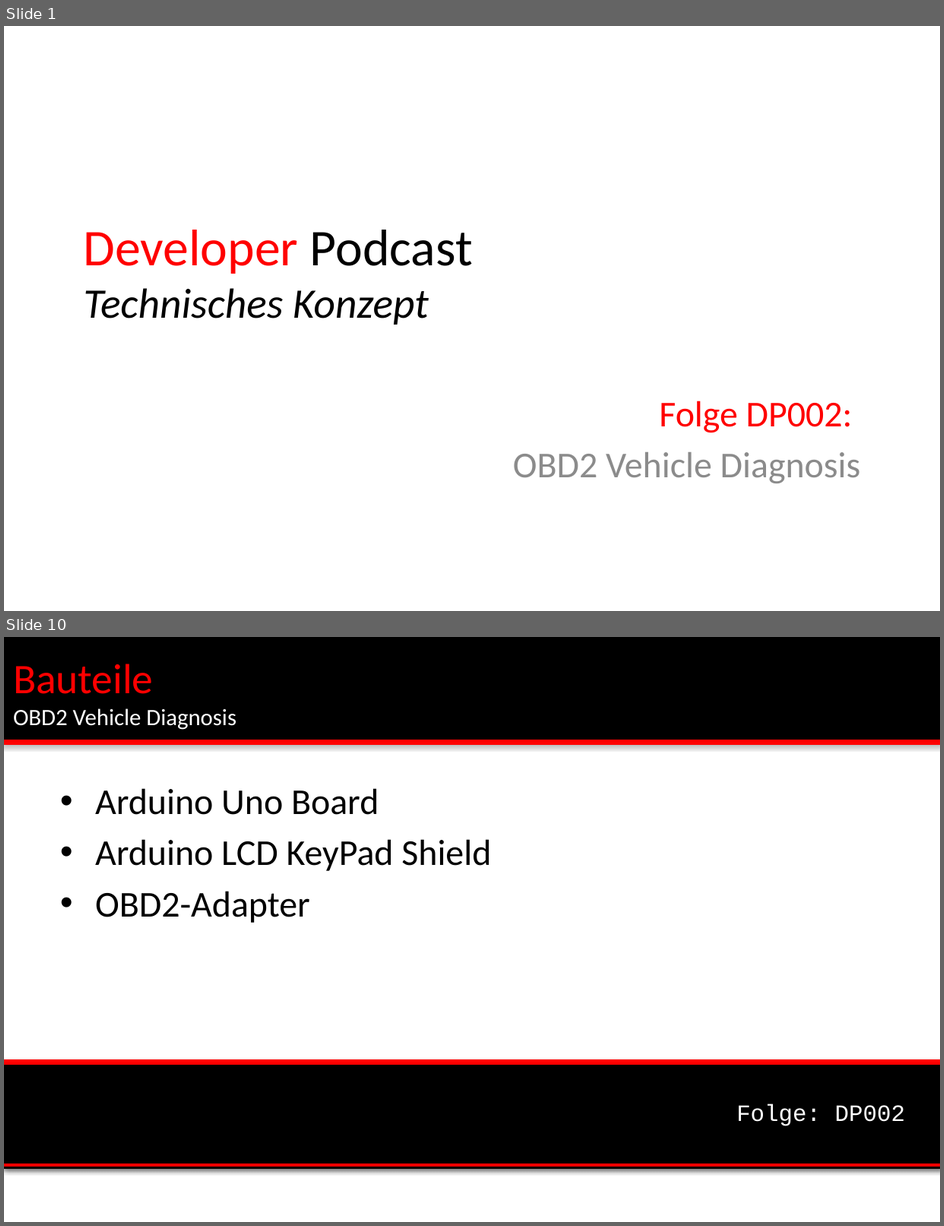
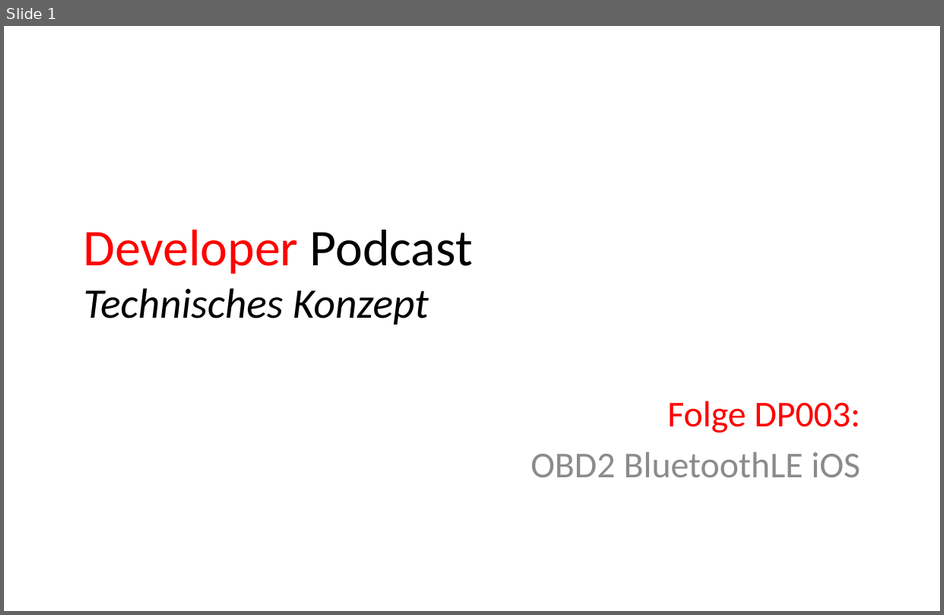
Before and after one commit to msedd/DP003-OBD2_BluetoothLE_iOS, a slide deck: DP003-Technische_Konzept.ppt. Shown one above the other, each under a label of ours: slides 1 and 10 before the commit, slide 1 after it; the slides between them are not shown. The pictures are 944x1226 and 944x615 pixels, drawn with LibreOffice and Linux fonts; fonts in the diff are those of the drawing; background and template pictures are left out. Boxes give left, top, right and bottom in pixels: in the first picture for what was removed or moved away, otherwise in the second. Text is boxed around its words. In the diff, an @@ line names an element or a change of style, - is before the commit and + after.

```diff
--- a/DP003-Technische_Konzept.ppt
+++ b/DP003-Technische_Konzept.ppt
@@ slide 10 removed at [4,637,940,1222], background #FFFFFF @@
@@ rectangle removed at [4,637,940,740] @@
@@ title removed at [13,664,237,730] @@
-Bauteile
-OBD2 Vehicle Diagnosis
@@ rectangle removed at [4,740,940,743] @@
@@ text removed at [95,788,491,923] @@
-• Arduino Uno Board
-• Arduino LCD KeyPad Shield
-• OBD2-Adapter
@@ rectangle removed at [4,1064,940,1169] @@
@@ rectangle removed at [4,1060,940,1064] @@
@@ text removed at [737,1104,905,1126] @@
-Folge: DP002
@@ line removed from (4, 1165) to (940, 1165) @@
@@ slide 1 changed as well @@
@@ subtitle at [531,401,861,477]: text changed @@
-Folge DP002:
-OBD2 Vehicle Diagnosis
+Folge DP003:
+OBD2 BluetoothLE iOS
```
Also in this commit, not shown: 10 slides added, 8 other slides removed, 10 other files.
